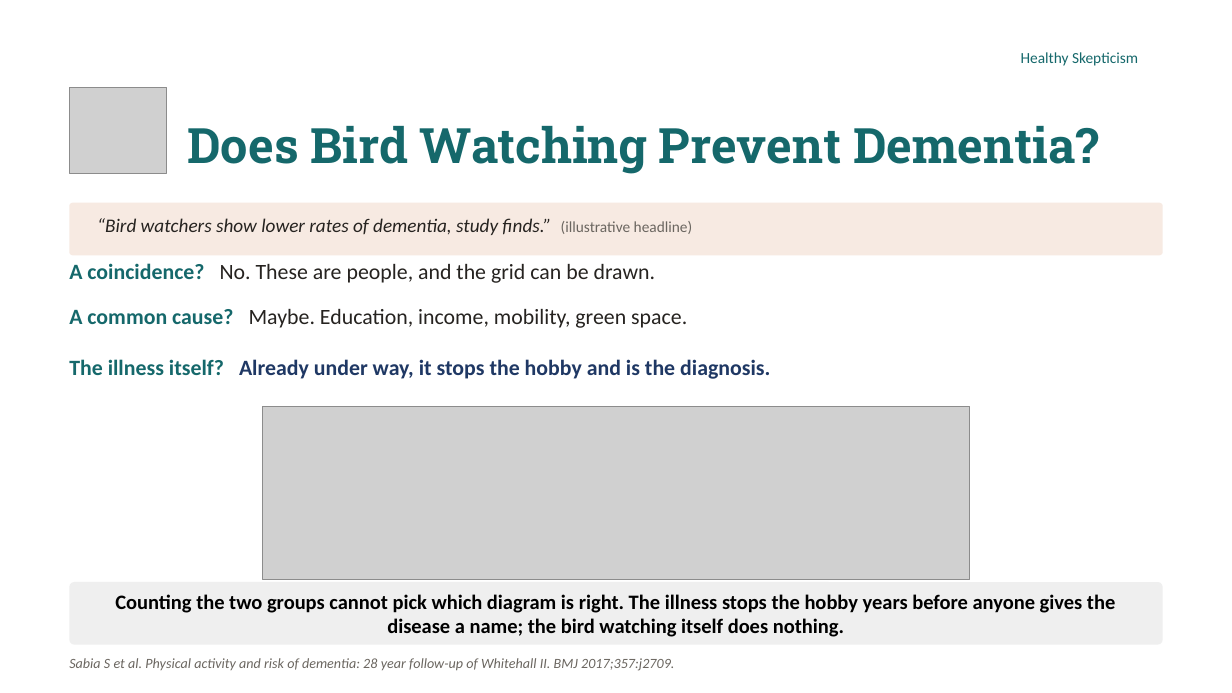
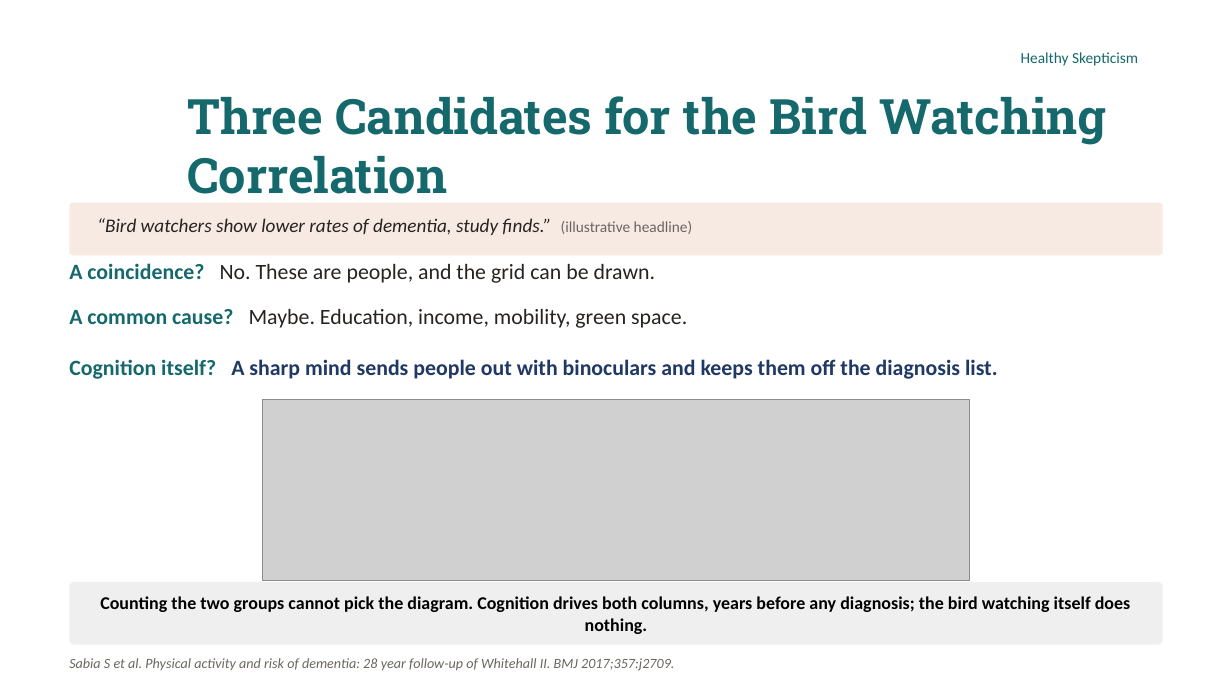
Before and after one commit to murraygmail/healthy-skepticism, a slide deck: slide 18 of materials/Day4.pptx (slide 17 before the commit). Drawn at 1232x693 pixels with LibreOffice and Linux fonts; fonts in the diff are those of the drawing; grey boxes stand for pictures; background and template pictures are left out. Boxes give left, top, right and bottom in pixels: in the first picture for what was removed or moved away, otherwise in the second. Text is boxed around its words. In the diff, an @@ line names an element or a change of style, - is before the commit and + after.

```diff
--- a/materials/Day4.pptx
+++ b/materials/Day4.pptx
@@ picture removed at [69, 87, 167, 173] @@
@@ title at [187, 96, 1106, 194]: text changed @@
-Does Bird Watching Prevent Dementia?
+Three Candidates for the Bird Watching Correlation
@@ text at [69, 359, 998, 379]: text changed @@
-The illness itself? Already under way, it stops the hobby and is the diagnosis.
+Cognition itself? A sharp mind sends people out with binoculars and keeps them off the diagnosis list.
@@ picture: place and size @@
-picture at [262, 407, 970, 579]
+picture at [262, 399, 970, 581]
@@ text in rounded rectangle at [100, 596, 1131, 634]: text changed; size 16 to 14 pt @@
-Counting the two groups cannot pick which diagram is right. The illness stops the hobby years before anyone gives the disease a name; the bird watching itself does nothing.
+Counting the two groups cannot pick the diagram. Cognition drives both columns, years before any diagnosis; the bird watching itself does nothing.
```
Also in this commit, not shown: 16 other slides changed, 6 slides added, 6 slides removed, 3 other files.
